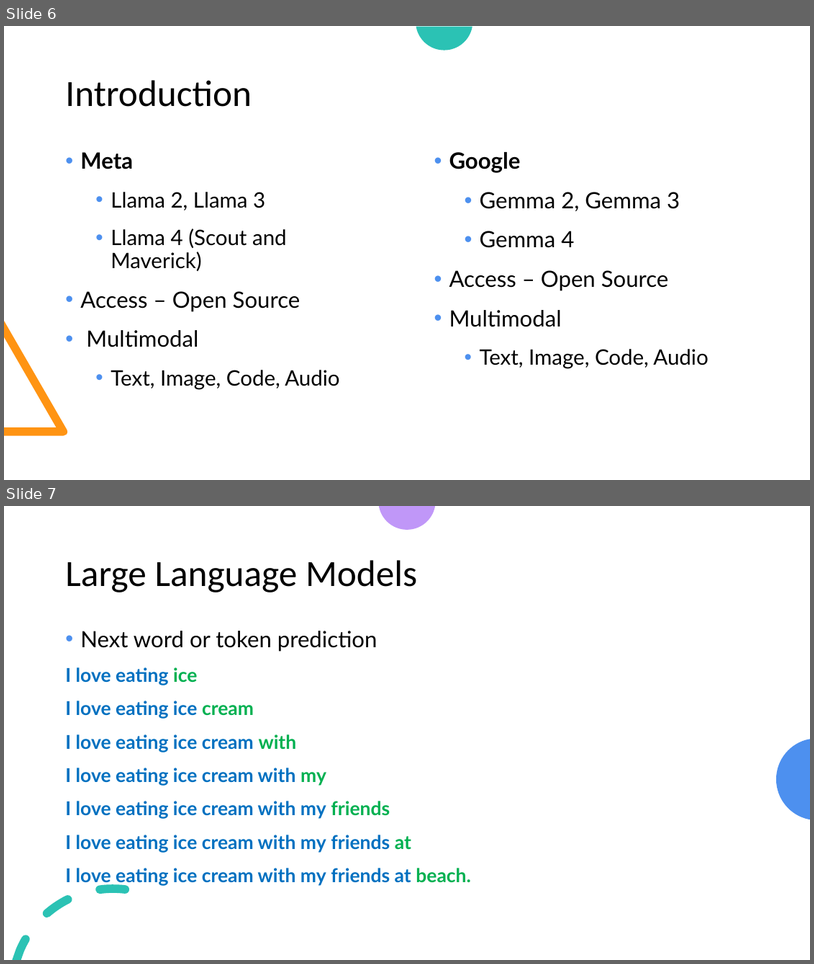
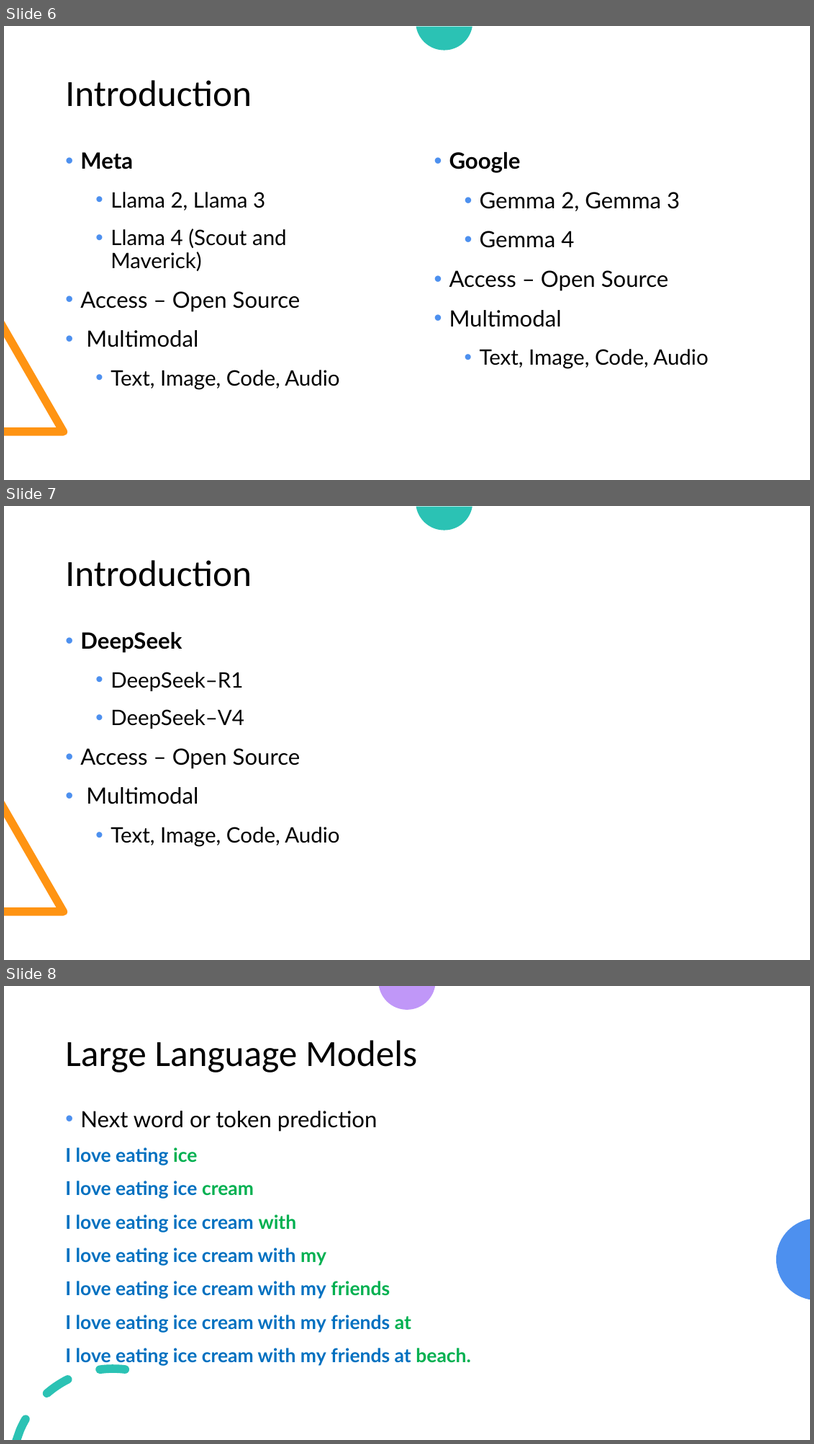
Before and after one commit to look4pritam/LargeLanguageModels, a slide deck: Presentations/LargeLanguageModels.pptx. Shown one above the other, each under a label of ours: slides 6 and 7 before the commit, slides 6, 7 and 8 after it. The pictures are 814x964 and 814x1444 pixels, drawn with LibreOffice and Linux fonts; fonts in the diff are those of the drawing. Boxes give left, top, right and bottom in pixels: in the first picture for what was removed or moved away, otherwise in the second. Text is boxed around its words. In the diff, an @@ line names an element or a change of style, - is before the commit and + after.

```diff
--- a/Presentations/LargeLanguageModels.pptx
+++ b/Presentations/LargeLanguageModels.pptx
@@ slide 7 added at (4, 506, 810, 960), background #FFFFFF; not listed: 2 template elements that a slide beside it also shows @@
@@ title added at (65, 560, 252, 587), 33 pt, text #000000 @@
+Introduction
@@ text added at (80, 632, 340, 846), 19 pt, text #000000 @@
+  • DeepSeek
+    • DeepSeek–R1
+    • DeepSeek–V4
+  • Access – Open Source
+  • Multimodal
+    • Text, Image, Code, Audio
@@ what was slide 7 is now slide 8 @@
```
Also in this commit, not shown: 1 other file.
